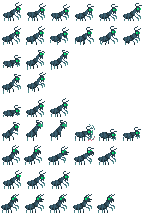
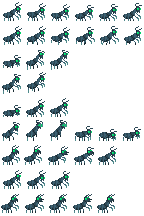
Layer changes from the first 144×216 image to the second:
hid "Melee Effect" over [88, 124, 95, 141]
painted on "Suffocating Ant" over [2, 4, 142, 45]
